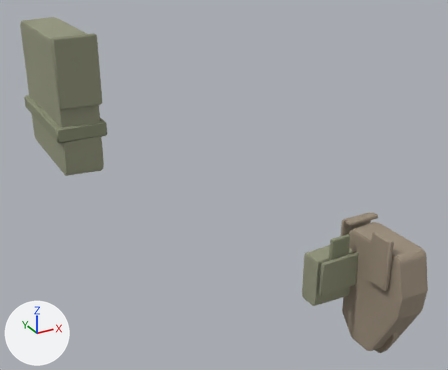
A saved change to the glTF model assets/models/kit/rig_open.glb.
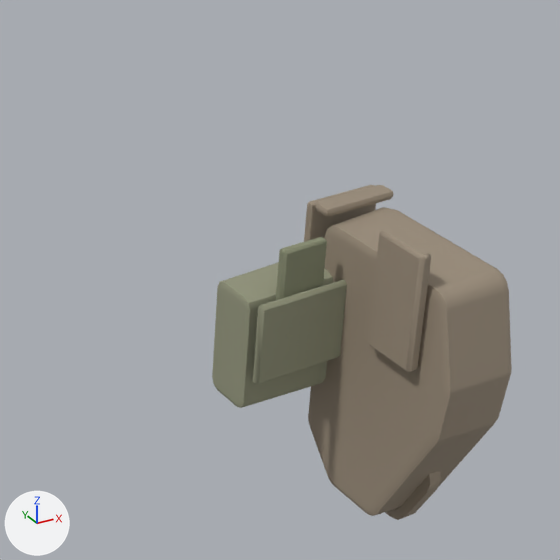
There are two pictures of each version: one whole from a 50 mm camera at (-0.302, -0.485, -0.027) aimed at (0.034, 0.125, -0.332), one close up on the part from 48% to 100% of the width and 36% to 100% of the height. The lights are fixed; the arrows at lower left show +X, +Y and +Z. The last two pictures show the newer version. Vertices at exactly the same position are counted once.

Names of what the first close-up shows: 'holster', 'holster_flap_open', 'pocket', 'pocket_flap_open'.
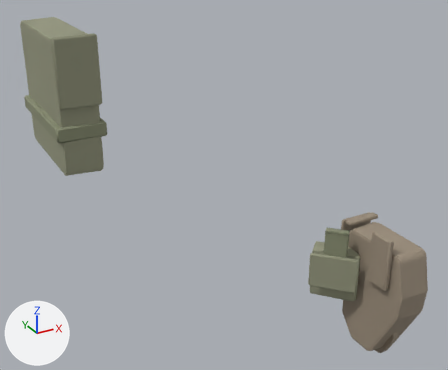
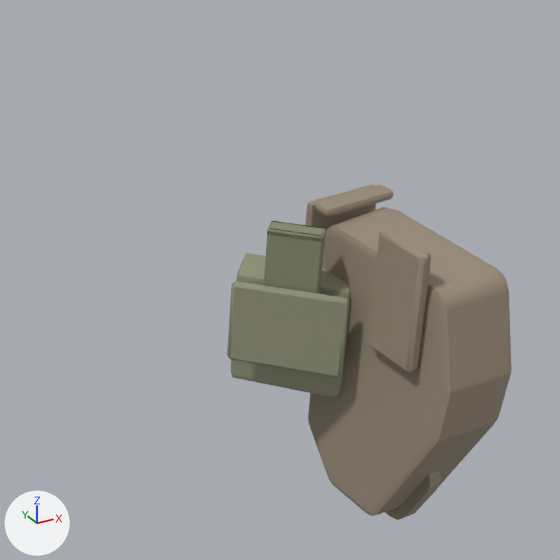
Commit message: Hip pockets turned to the belt's tangent

Where the newer file only moved an object's origin or applied its transform, the numbers keep the older frame.

Pixel boxes (x1, y1, x2, y2) of what changed, in the close-ups (560 x 560 px):
'pocket', reshaped, moved, turned
    before: (212, 237, 334, 408)
    after: (231, 221, 351, 397)
'pocket_flap_open', moved, turned
    before: (253, 280, 347, 385)
    after: (227, 281, 349, 377)
part 1 of me_pocket, built on
    before: (280, 237, 327, 254)
    after: (264, 221, 326, 294)

The change in detail:
me_pocket is used by ob_pocket; location (0.17, 0.08, -0.45).
me_pocket had 84 vertices, 160 faces and spanned x -0.032..0.032, y -0.021..0.017, z -0.062..0.04.
me_pocket now has 120 vertices, 240 faces and spans x -0.032..0.032, y -0.025..0.017, z -0.062..0.0465.
Part 1, on me_pocket:
24 vertices move from x -0.015..0.015, y -0.021..-0.015, z -0.02..0.04 to x -0.015..0.015, y -0.016..-0.013, z 0.006..0.0465.
24 vertices are added at x -0.015..0.015, y -0.025..-0.014, z -0.0065..0.0465.
6 new vertices lie (0.0, 0.0, -0.002) away from vertices in x -0.015..0.015, y -0.024..-0.015, z 0.0385..0.0455.
6 new vertices lie (0.0, 0.0, -0.051) away from vertices in x -0.015..0.015, y -0.025..-0.023, z 0.0455.
80 new faces join them, mat_olive (greyish green #898e73).
me_pocket_flap_open is used by ob_pocket_flap_open; location (0.17, 0.08, -0.45).
me_pocket_flap_open had 24 vertices, 44 faces and spanned x -0.032..0.032, y -0.026..-0.021, z -0.037..0.013.
me_pocket_flap_open now has 24 vertices, 44 faces and spans x -0.029..0.016, y -0.0412..0.0058, z -0.037..0.013.
me_pocket_flap_open part 2: the whole mesh is turned -46.4 degrees about the z axis through its middle, then moved by (-0.0065, 0.0058, 0.0).
Object 'pocket' (ob_pocket) moves from (0.17, 0.08, -0.45) to (0.1834, 0.0812, -0.45).
Object 'pocket' (ob_pocket) turns from (0, 0, 0) to (0, 0, -46) degrees about x, y and z.
